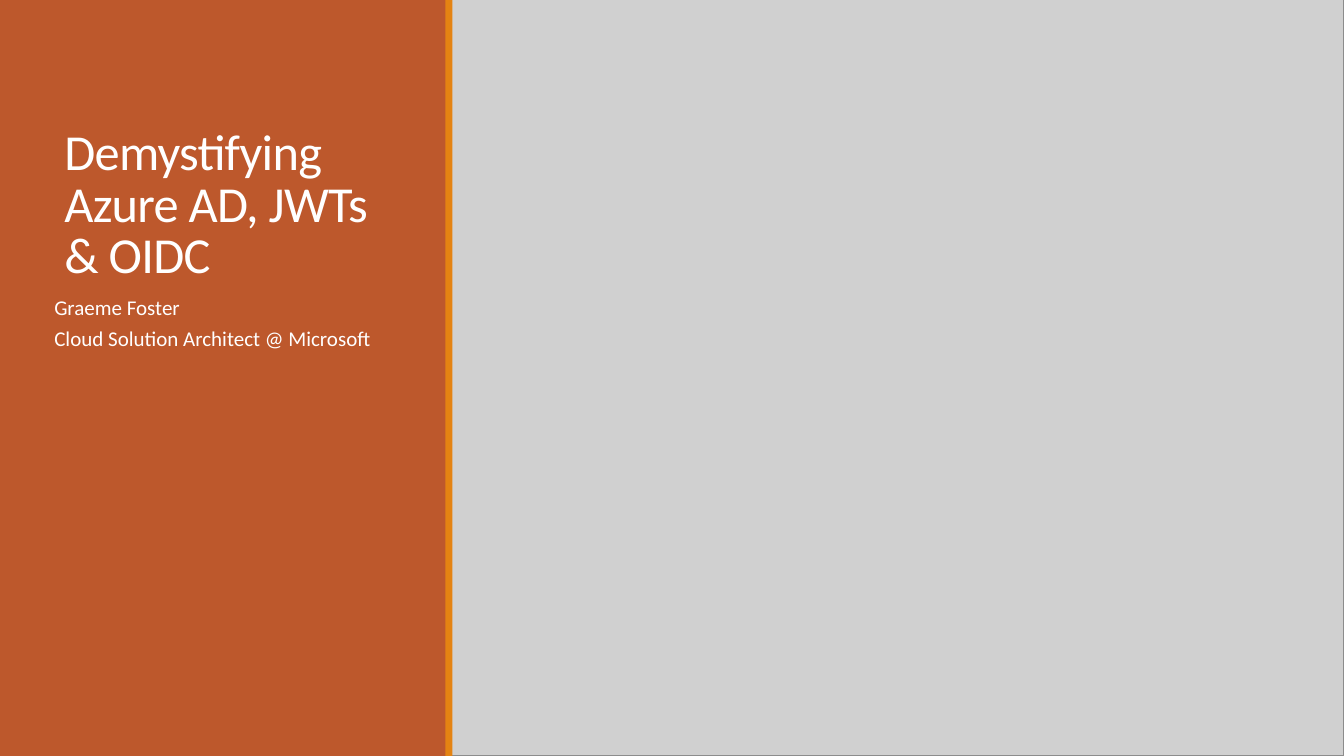
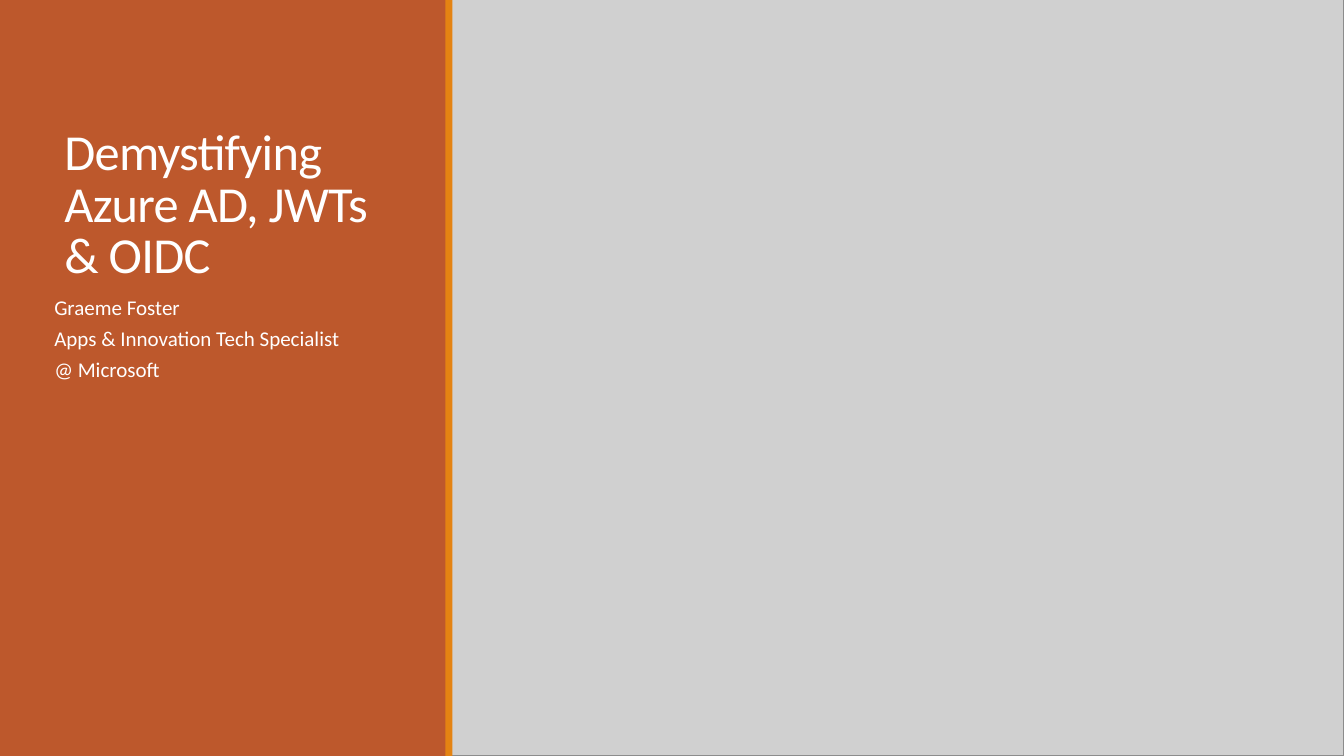
Before and after one commit to graemefoster/WhatsInTheToken, a slide deck: slide 1 of What’s in the token.pptx. Drawn at 1344x756 pixels with LibreOffice and Linux fonts; fonts in the diff are those of the drawing; grey boxes stand for pictures. Boxes give left, top, right and bottom in pixels: in the first picture for what was removed or moved away, otherwise in the second. Text is boxed around its words. In the diff, an @@ line names an element or a change of style, - is before the commit and + after.

```diff
--- a/What’s in the token.pptx
+++ b/What’s in the token.pptx
@@ text at [54, 331, 339, 377]: text changed @@
-Cloud Solution Architect @ Microsoft
+Apps & Innovation Tech Specialist
+@ Microsoft
```
Also in this commit, not shown: 5 other files.
